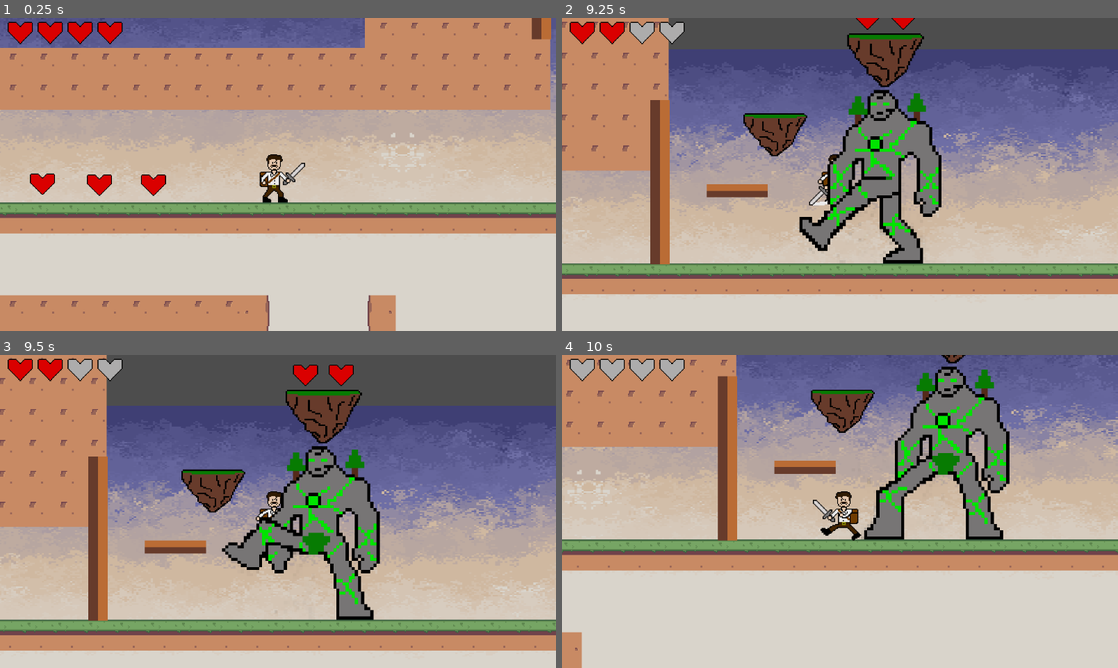
Above: before the commit, frames 1-4 (two rows, left to right).
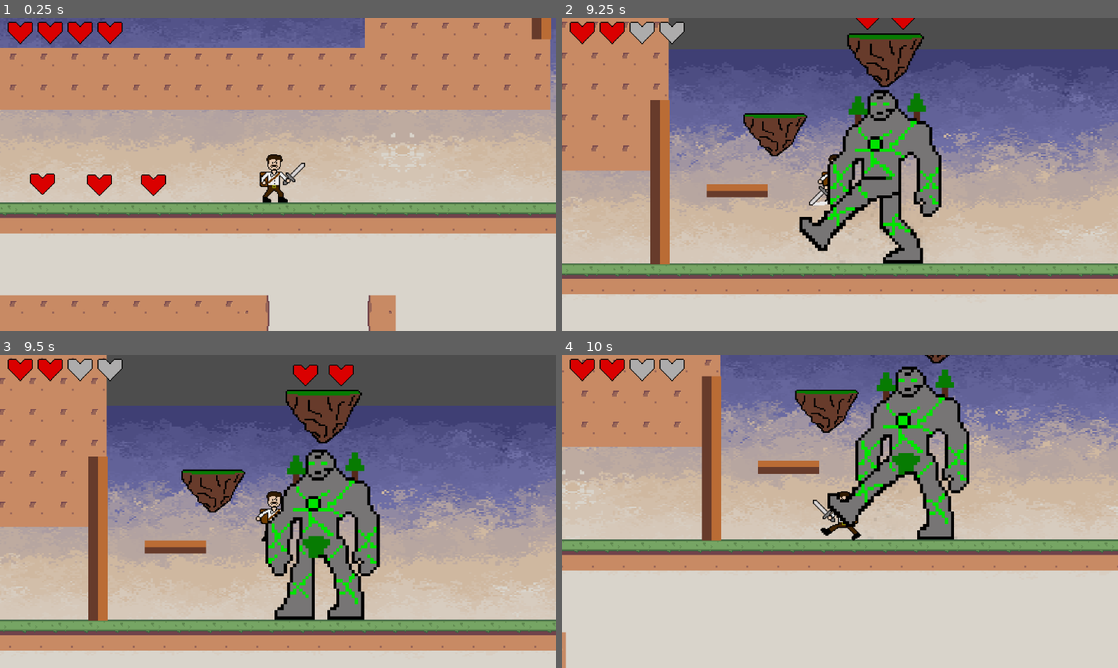
Above: after the commit, the same moments.

Repository: bscott519/ColossalCrisisGame
Game: Godot game, scene res://Scenes/level_5.tscn
Two runs of this game, one before a commit and one after it. Both use one fixed random seed, a clock stepped at 60 frames per second and the inputs below. This scene is started directly instead of the project's main scene. The engine's default icon, where the game draws it, is replaced by a stand-in: a white triangle on a blue panel in a dark square. Sound files missing from this copy of the repository are replaced by a short silence.
Inputs (mouse positions are in pixels of both pictures, inside the frame that each line leads up to):
- Up to frame 1 (0.25 s): no input
- Up to frame 2 (9.25 s): tap Enter (enter) at 0.5, 1.35, 2.85, 4.35, 5.85, 7.35, 8.85 s; move the mouse to (962, 158) at 0.52 s; hold Enter (enter) 0.53-1.28 s; hold D (right) 0.53-2.03 s; click (962, 158) at 0.6 s; tap Space (jump) at 0.77, 1.52, 3.02, 3.77, 4.52, 6.02, 6.77, 7.52, 9.02 s; move the mouse to (728, 190) at 1.27 s; click (728, 190) at 1.55 s; move the mouse to (895, 105) at 2.02 s; hold A (left) 2.03-2.78 s; hold Enter (enter) 2.03-2.78 s; click (895, 105) at 2.1 s; move the mouse to (812, 237) at 2.77 s; hold D (right) 2.78-4.28 s; click (812, 237) at 3.05 s; move the mouse to (1006, 221) at 3.52 s; hold Enter (enter) 3.53-4.28 s; click (1006, 221) at 3.6 s; move the mouse to (673, 127) at 4.27 s; hold A (left) 4.28-5.03 s; click (673, 127) at 4.55 s; move the mouse to (867, 174) at 5.02 s; hold D (right) 5.03-5.78 s; hold Enter (enter) 5.03-5.78 s; click (867, 174) at 5.1 s; move the mouse to (756, 96) at 5.77 s; hold A (left) 5.78-7.28 s; click (756, 96) at 6.05 s; move the mouse to (962, 158) at 6.52 s; hold Enter (enter) 6.53-7.28 s; click (962, 158) at 6.6 s; move the mouse to (728, 190) at 7.27 s; hold D (right) from 7.28 s (still down); click (728, 190) at 7.55 s; move the mouse to (895, 105) at 8.02 s; hold Enter (enter) 8.03-8.78 s; click (895, 105) at 8.1 s; move the mouse to (812, 237) at 8.77 s; click (812, 237) at 9.05 s
- Up to frame 3 (9.5 s): keep holding D (right)
- Up to frame 4 (10 s): move the mouse to (1006, 558) at 9.52 s; release D (right) at 9.53 s; hold A (left) from 9.53 s (still down); hold Enter (enter) from 9.53 s (still down); click (1006, 558) at 9.6 s; tap Space (jump) at 9.77 s

Frames 1-2 are identical in both runs. In frame 3, 4.4% of the frame differs, in the area x 39-69%, y 29-85%; in frame 4, 19%, in the area x 0-100%, y 0-100%.

Commit message:
rock projectile works

Diff:
--- a/Scenes/earth_giant.tscn
+++ b/Scenes/earth_giant.tscn
@@ -133,7 +133,7 @@
 size = Vector2(75, 31)
 
 [sub_resource type="CapsuleShape2D" id="CapsuleShape2D_vgat6"]
-radius = 18.0
+radius = 19.0
 height = 52.0
 
 [sub_resource type="RectangleShape2D" id="RectangleShape2D_vgat6"]
@@ -158,6 +158,7 @@
 shape = SubResource("RectangleShape2D_8icpq")
 
 [node name="AttackCooldown" type="Timer" parent="."]
+wait_time = 2.0
 
 [node name="AttackRadius" type="Area2D" parent="."]
 
--- /dev/null
+++ b/Scenes/rock_projectile.tscn
@@ -0,0 +1,17 @@
+[gd_scene load_steps=4 format=3 uid="uid://b4s7l7j2dwjfp"]
+
+[ext_resource type="Script" uid="uid://chait1iq1yx1f" path="res://rock_projectile.gd" id="1_8gvon"]
+[ext_resource type="Texture2D" uid="uid://cg8f8bxivoshb" path="res://GameArt/CCRock.png" id="2_vmspx"]
+
+[sub_resource type="CapsuleShape2D" id="CapsuleShape2D_1l8ud"]
+radius = 16.0
+height = 42.0
+
+[node name="RockProjectile" type="Area2D"]
+script = ExtResource("1_8gvon")
+
+[node name="Sprite2D" type="Sprite2D" parent="."]
+texture = ExtResource("2_vmspx")
+
+[node name="CollisionShape2D" type="CollisionShape2D" parent="."]
+shape = SubResource("CapsuleShape2D_1l8ud")
--- a/Scripts/earth_giant.gd
+++ b/Scripts/earth_giant.gd
@@ -9,6 +9,7 @@
 @onready var eg_deal_damage_area = $EGDealDamageArea
 @onready var enable_eg_damage_area: Timer = $EnableEGDamageArea
 @onready var disable_eg_damage_area: Timer = $DisableEGDamageArea
+@onready var rock_projectile_scene = preload("res://Scenes/rock_projectile.tscn")
 
 var player_in_attack_radius = false
 var knockback_strength : float = 500
@@ -27,7 +28,7 @@
 var attack_range = 80
 var dead: bool = false
 var took_dmg: bool = false
-var health = 15
+var health = 10
 var max_health = 15
 var min_health = 0
 var dmg_to_deal = 2
@@ -117,13 +118,14 @@
 			print("Entering SUMMON")
 			velocity = Vector2.ZERO
 			animated_sprite_2d.play("rock_summon")
-			attack_cooldown.start()
-
-#func spawn_spikes():
-	#var spike_scene = preload("res://scenes/SpikedRock.tscn")
-	#var spike = spike_scene.instantiate()
-	#spike.global_position = global_position + Vector2(0, 100)
-	#get_tree().current_scene.add_child(spike)
+			spawn_rock()
+			attack_cooldown.start()
+
+func spawn_rock():
+	var projectile = rock_projectile_scene.instantiate()
+	projectile.global_position = global_position + Vector2(0, -20)
+	projectile.dir = (player.global_position - global_position).normalized()
+	get_tree().current_scene.add_child(projectile)
 
 func _on_animated_sprite_2d_animation_finished():
 	match current_state:
--- /dev/null
+++ b/rock_projectile.gd
@@ -0,0 +1,18 @@
+extends Area2D
+
+@export var speed = 200
+@export var dir: Vector2 = Vector2.ZERO
+@export var dmg: int = 2
+
+func _physics_process(delta):
+	position += dir.normalized() * speed * delta
+
+func _on_body_entered(body):
+	if body.is_in_group("player"):
+		body.plyr_take_dmg(dmg, dir)
+		queue_free()
+
+func _ready():
+	connect("body_entered", Callable(self, "_on_body_entered"))
+	await get_tree().create_timer(1.0).timeout  # Auto-destroy after 2 sec
+	queue_free()
Not shown, added: rock_projectile.gd.uid
